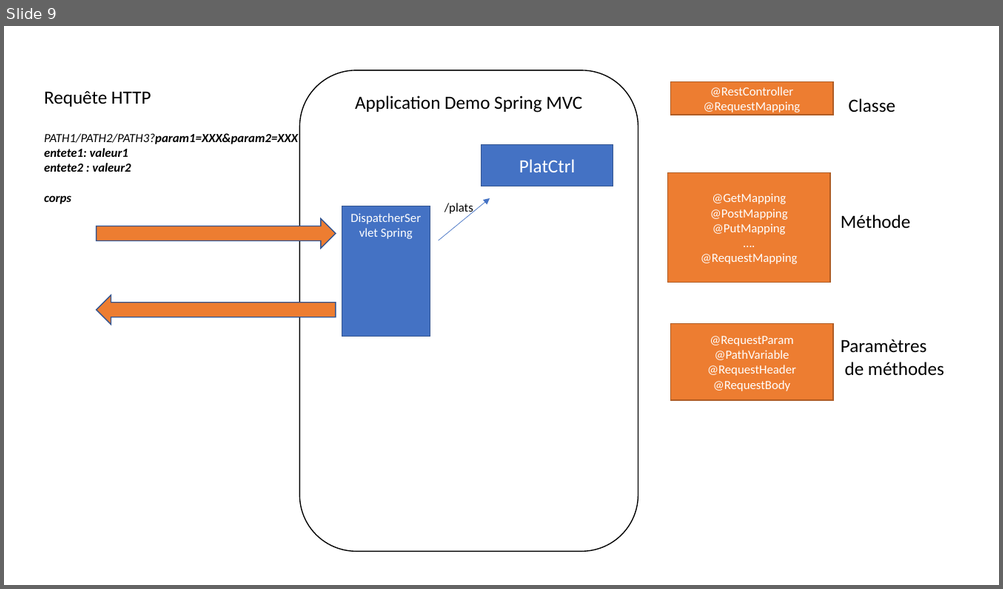
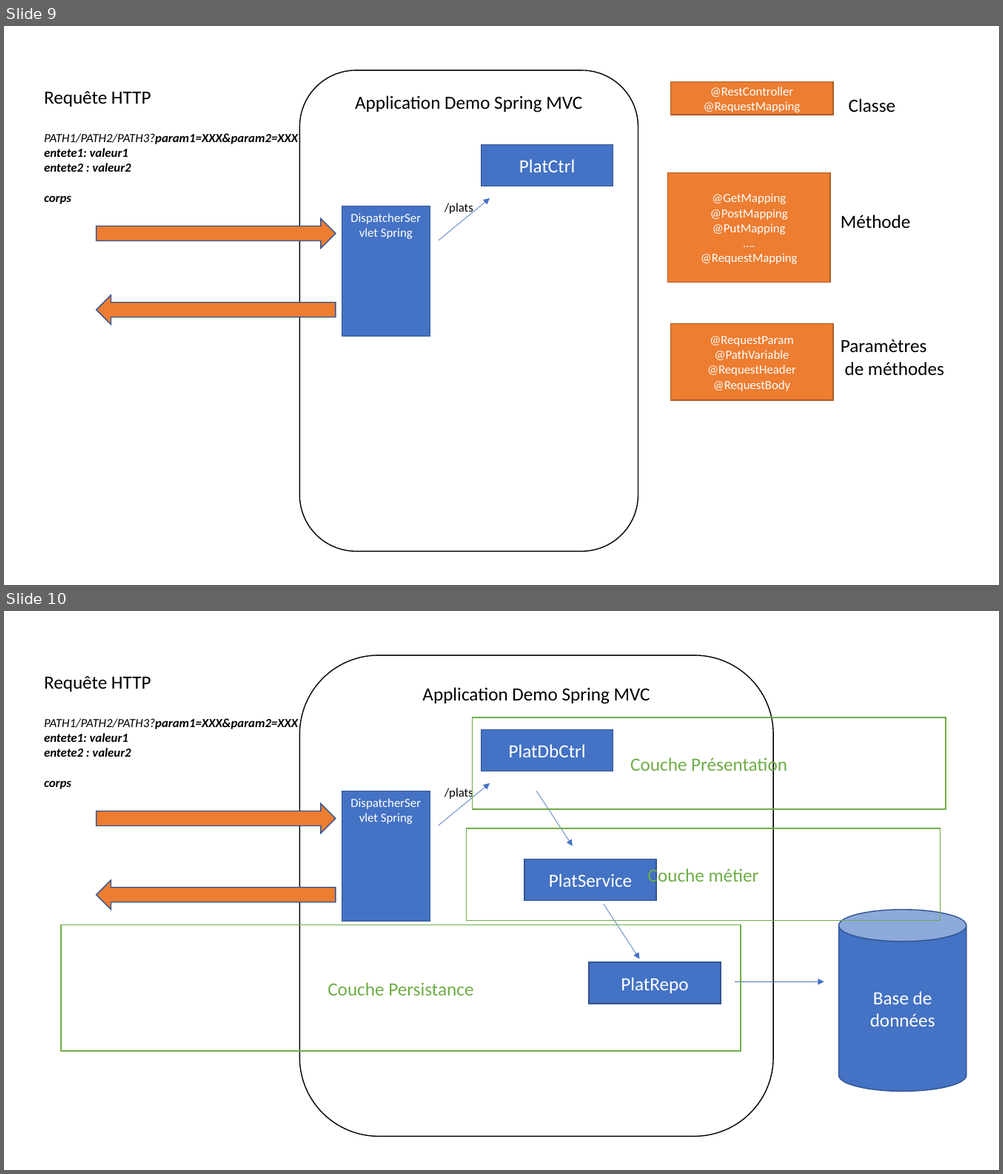
Before and after one commit to mandine44/tpSpringHotel, a slide deck: schemas.pptx. Shown one above the other, each under a label of ours: slide 9 before the commit, slides 9 and 10 after it. The pictures are 1003x589 and 1003x1174 pixels, drawn with LibreOffice and Linux fonts; fonts in the diff are those of the drawing. Boxes give left, top, right and bottom in pixels: in the first picture for what was removed or moved away, otherwise in the second. Text is boxed around its words. In the diff, an @@ line names an element or a change of style, - is before the commit and + after.

Commit message:
Spring MVC - Démo : GET + POST /plats

```diff
--- a/schemas.pptx
+++ b/schemas.pptx
@@ slide 10 added at <box>4,611,999,1170</box>, background #FFFFFF @@
@@ rounded rectangle added at <box>299,655,774,1136</box>, fill #FFFFFF, outline #000000 1 pt, 18 pt, text #000000 @@
+Application Demo Spring MVC
@@ text added at <box>44,676,298,789</box>, 12 pt, text #000000, bold, italic @@
+Requête HTTP
+PATH1/PATH2/PATH3?param1=XXX&param2=XXX
+entete1: valeur1
+entete2 : valeur2
+corps
@@ rectangle added at <box>472,718,945,809</box>, outline #70AD47 1 pt, 18 pt, text #70AD47 @@
+Couche Présentation
@@ rectangle added at <box>481,729,613,772</box>, fill #4472C4, outline #325491 1 pt, 18 pt, text #FFFFFF @@
+PlatDbCtrl
@@ arrow added from (438, 826) to (489, 783), #4472C4 0.5 pt @@
@@ text added at <box>444,787,473,800</box>, 12 pt, text #000000 @@
+/plats
@@ right arrow added at <box>96,803,336,833</box>, fill #ED7D31, outline #325491 1 pt @@
@@ rectangle added at <box>342,792,430,922</box>, fill #4472C4, outline #325491 1 pt, 12 pt, text #FFFFFF @@
+DispatcherServlet Spring
@@ arrow added from (537, 792) to (572, 846), #4472C4 0.5 pt @@
@@ rectangle added at <box>466,829,940,920</box>, outline #70AD47 1 pt, 18 pt, text #70AD47 @@
+Couche métier
@@ rectangle added at <box>525,860,656,901</box>, fill #4472C4, outline #325491 1 pt, 18 pt, text #FFFFFF @@
+PlatService
@@ right arrow added at <box>96,880,336,910</box>, fill #ED7D31, outline #325491 1 pt @@
@@ arrow added from (603, 904) to (640, 960), #4472C4 0.5 pt @@
@@ cylinder added at <box>839,909,967,1091</box>, fill #4472C4, outline #325491 1 pt, 18 pt, text #FFFFFF @@
+Base de données
@@ rectangle added at <box>61,925,740,1051</box>, outline #70AD47 1 pt, 18 pt, text #70AD47 @@
+Couche Persistance
@@ rectangle added at <box>589,963,720,1004</box>, fill #4472C4, outline #325491 1 pt, 18 pt, text #FFFFFF @@
+PlatRepo
@@ arrow added from (734, 982) to (824, 982), #4472C4 0.5 pt @@
```
Also in this commit, not shown: 1 slide changed, 8 other files.
